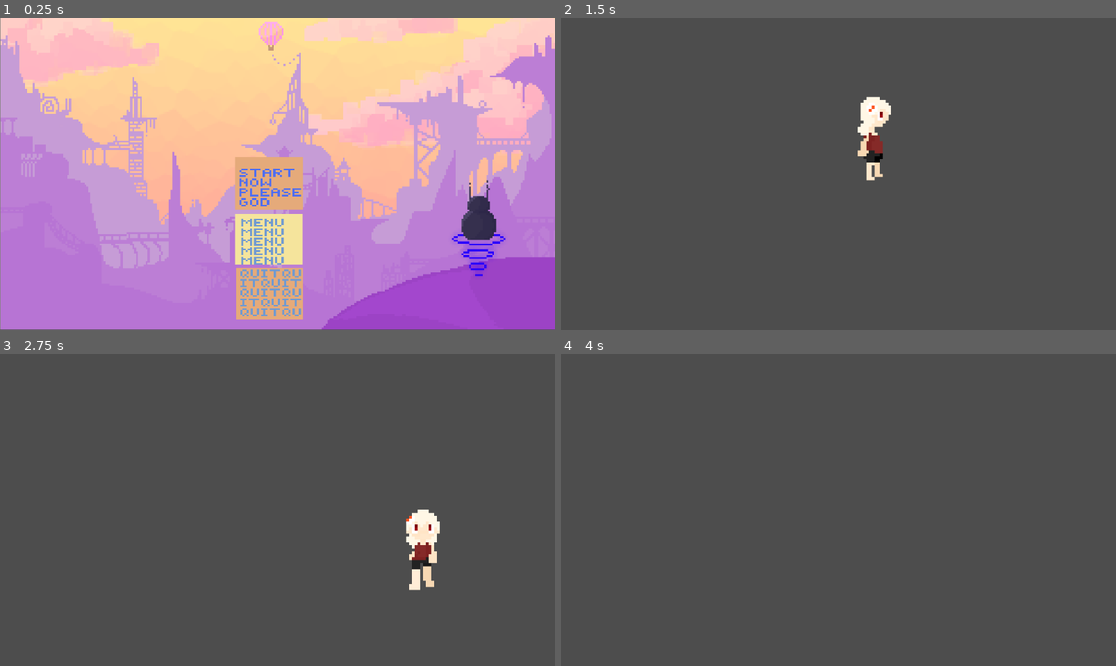
Above: before the commit, frames 1-4 (two rows, left to right).
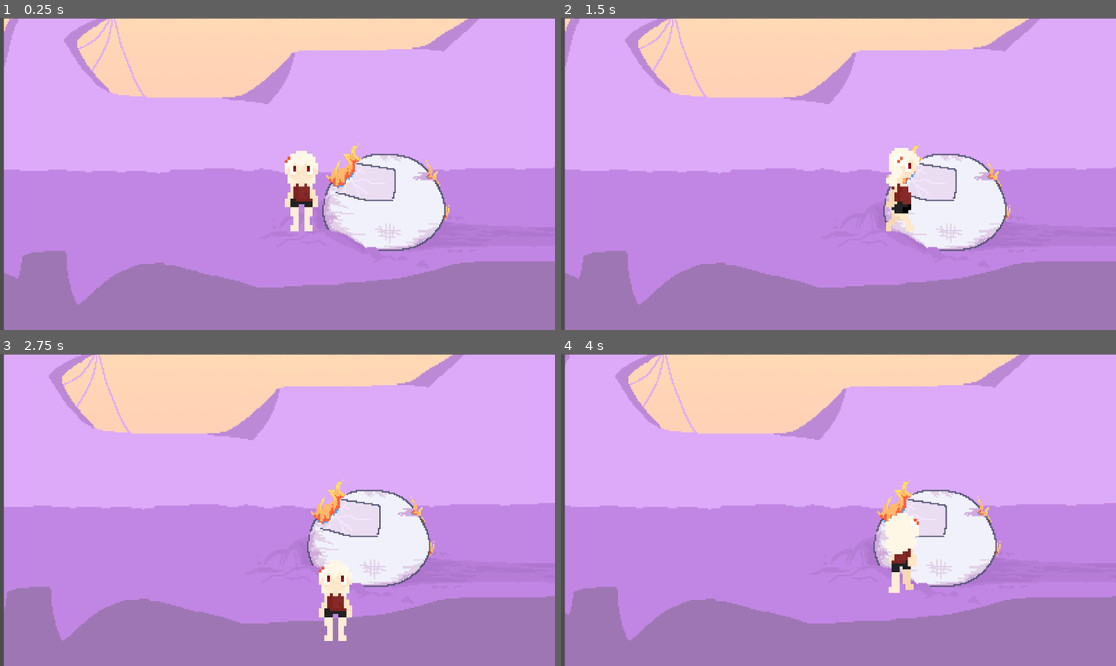
Above: after the commit, the same moments.

Repository: RosharSkimbly/Beachball
Game: Godot game, scene res://main.tscn
The game is run twice, just before and just after one commit, with the same random seed, the same clock (stepped at 60 frames per second) and the same inputs. Before the commit the project starts from res://titleScreen.tscn.
Inputs (mouse positions are in pixels of both pictures, inside the frame that each line leads up to):
- Up to frame 1 (0.25 s): no input
- Up to frame 2 (1.5 s): click (827, 183) at 0.52 s; tap Enter at 1.25 s; hold D (right) from 1.28 s (still down); hold Shift (run) from 1.28 s (still down)
- Up to frame 3 (2.75 s): release D (right) at 2.03 s; release Shift (run) at 2.03 s; hold Down (down) from 2.03 s (still down); tap Shift (run) at 2.1 s
- Up to frame 4 (4 s): release Down (down) at 2.78 s; hold D (right) 2.78-3.53 s; hold Shift (run) 2.78-3.53 s; tap F at 2.85 s; hold Up (up) from 3.53 s (still down); tap Shift (run) at 3.6 s

The runs differ from the first frame. In frame 1, 78% of the frame differs, in the area x 0-100%, y 0-100%; in frame 2, 99%; in frame 3, 99%; in frame 4, 99%.
Error before the commit: Cannot call method 'queue_free' on a null value. (res://main.gd:11)

Commit message:
added a camera movement system and background textures, tweaked the colission objects to match this.

Diff:
--- a/Beachball and Cassidy/beachHall.tscn
+++ b/Beachball and Cassidy/beachHall.tscn
@@ -4,7 +4,13 @@
 
 [node name="Node2D" type="Node2D"]
 
+[node name="ColorRect" type="ColorRect" parent="."]
+offset_right = 2429.0
+offset_bottom = 648.0
+color = Color(1, 0.258824, 0, 1)
+
 [node name="Cassidy" parent="." instance=ExtResource("1_eaelp")]
+position = Vector2(2400, 296)
 
 [node name="Camera2D" type="Camera2D" parent="."]
-position = Vector2(576, 324)
+position = Vector2(1853, 324)
--- a/Beachball and Cassidy/cassidy.tscn
+++ b/Beachball and Cassidy/cassidy.tscn
@@ -7,9 +7,9 @@
 atlas = ExtResource("2_st4f8")
 region = Rect2(77, 25, 125, 248)
 
-[sub_resource type="AtlasTexture" id="AtlasTexture_ong6i"]
+[sub_resource type="AtlasTexture" id="AtlasTexture_dc0vw"]
 atlas = ExtResource("2_st4f8")
-region = Rect2(77, 521, 125, 248)
+region = Rect2(327, 521, 125, 248)
 
 [sub_resource type="AtlasTexture" id="AtlasTexture_2uilr"]
 atlas = ExtResource("2_st4f8")
@@ -19,21 +19,17 @@
 atlas = ExtResource("2_st4f8")
 region = Rect2(77, 769, 125, 248)
 
+[sub_resource type="AtlasTexture" id="AtlasTexture_oan4e"]
+atlas = ExtResource("2_st4f8")
+region = Rect2(202, 25, 125, 248)
+
 [sub_resource type="AtlasTexture" id="AtlasTexture_beknr"]
 atlas = ExtResource("2_st4f8")
 region = Rect2(77, 25, 125, 248)
 
-[sub_resource type="AtlasTexture" id="AtlasTexture_oan4e"]
-atlas = ExtResource("2_st4f8")
-region = Rect2(202, 25, 125, 248)
-
 [sub_resource type="AtlasTexture" id="AtlasTexture_m7r10"]
 atlas = ExtResource("2_st4f8")
 region = Rect2(327, 25, 125, 248)
-
-[sub_resource type="AtlasTexture" id="AtlasTexture_dc0vw"]
-atlas = ExtResource("2_st4f8")
-region = Rect2(327, 521, 125, 248)
 
 [sub_resource type="AtlasTexture" id="AtlasTexture_ce20w"]
 atlas = ExtResource("2_st4f8")
@@ -43,25 +39,25 @@
 atlas = ExtResource("2_st4f8")
 region = Rect2(202, 521, 125, 248)
 
+[sub_resource type="AtlasTexture" id="AtlasTexture_x8sto"]
+atlas = ExtResource("2_st4f8")
+region = Rect2(202, 273, 125, 248)
+
 [sub_resource type="AtlasTexture" id="AtlasTexture_qjrgv"]
 atlas = ExtResource("2_st4f8")
 region = Rect2(77, 273, 125, 248)
-
-[sub_resource type="AtlasTexture" id="AtlasTexture_x8sto"]
-atlas = ExtResource("2_st4f8")
-region = Rect2(202, 273, 125, 248)
 
 [sub_resource type="AtlasTexture" id="AtlasTexture_niywx"]
 atlas = ExtResource("2_st4f8")
 region = Rect2(327, 273, 125, 248)
 
+[sub_resource type="AtlasTexture" id="AtlasTexture_0dshs"]
+atlas = ExtResource("2_st4f8")
+region = Rect2(202, 769, 125, 248)
+
 [sub_resource type="AtlasTexture" id="AtlasTexture_2j7wg"]
 atlas = ExtResource("2_st4f8")
 region = Rect2(77, 769, 125, 248)
-
-[sub_resource type="AtlasTexture" id="AtlasTexture_0dshs"]
-atlas = ExtResource("2_st4f8")
-region = Rect2(202, 769, 125, 248)
 
 [sub_resource type="AtlasTexture" id="AtlasTexture_j11cd"]
 atlas = ExtResource("2_st4f8")
@@ -79,7 +75,7 @@
 }, {
 "frames": [{
 "duration": 1.0,
-"texture": SubResource("AtlasTexture_ong6i")
+"texture": SubResource("AtlasTexture_dc0vw")
 }],
 "loop": true,
 "name": &"Idle Left",
@@ -103,9 +99,6 @@
 }, {
 "frames": [{
 "duration": 1.0,
-"texture": SubResource("AtlasTexture_beknr")
-}, {
-"duration": 1.0,
 "texture": SubResource("AtlasTexture_oan4e")
 }, {
 "duration": 1.0,
@@ -113,15 +106,15 @@
 }, {
 "duration": 1.0,
 "texture": SubResource("AtlasTexture_m7r10")
+}, {
+"duration": 1.0,
+"texture": SubResource("AtlasTexture_beknr")
 }],
 "loop": true,
 "name": &"Walk Down",
 "speed": 5.0
 }, {
 "frames": [{
-"duration": 1.0,
-"texture": SubResource("AtlasTexture_dc0vw")
-}, {
 "duration": 1.0,
 "texture": SubResource("AtlasTexture_ce20w")
 }, {
@@ -130,15 +123,15 @@
 }, {
 "duration": 1.0,
 "texture": SubResource("AtlasTexture_fe77o")
+}, {
+"duration": 1.0,
+"texture": SubResource("AtlasTexture_dc0vw")
 }],
 "loop": true,
 "name": &"Walk Left",
 "speed": 5.0
 }, {
 "frames": [{
-"duration": 1.0,
-"texture": SubResource("AtlasTexture_qjrgv")
-}, {
 "duration": 1.0,
 "texture": SubResource("AtlasTexture_x8sto")
 }, {
@@ -147,15 +140,15 @@
 }, {
 "duration": 1.0,
 "texture": SubResource("AtlasTexture_niywx")
+}, {
+"duration": 1.0,
+"texture": SubResource("AtlasTexture_qjrgv")
 }],
 "loop": true,
 "name": &"Walk Right",
 "speed": 5.0
 }, {
 "frames": [{
-"duration": 1.0,
-"texture": SubResource("AtlasTexture_2j7wg")
-}, {
 "duration": 1.0,
 "texture": SubResource("AtlasTexture_0dshs")
 }, {
@@ -164,6 +157,9 @@
 }, {
 "duration": 1.0,
 "texture": SubResource("AtlasTexture_j11cd")
+}, {
+"duration": 1.0,
+"texture": SubResource("AtlasTexture_2j7wg")
 }],
 "loop": true,
 "name": &"Walk Up",
@@ -173,7 +169,8 @@
 [node name="Cassidy" type="Node2D"]
 
 [node name="CharacterBody2D" type="CharacterBody2D" parent="."]
-position = Vector2(569, 328)
+position = Vector2(4, 77)
+collision_layer = 3
 script = ExtResource("1_x03h8")
 speed = 250
 
@@ -182,9 +179,7 @@
 position = Vector2(0, -78)
 scale = Vector2(-0.720657, 0.770569)
 sprite_frames = SubResource("SpriteFrames_wyndh")
-animation = &"Walk Down"
-frame = 2
-frame_progress = 0.594375
+animation = &"Idle Up"
 
 [node name="CollisionPolygon2D" type="CollisionPolygon2D" parent="CharacterBody2D"]
 visible = false
--- a/Beachball and Cassidy/main.gd
+++ b/Beachball and Cassidy/main.gd
@@ -7,6 +7,7 @@
 	world.connect('ChangeScene', change)
 
 func change():
+	var worldagain = $SubViewportContainer/SubViewport.get_child(0)
 	$SubViewportContainer/SubViewport.remove_child($SubViewportContainer/SubViewport/World)
-	$SubViewportContainer/SubViewport/World.queue_free()
+	worldagain.queue_free()
 	$SubViewportContainer/SubViewport.add_child(Scene2.instantiate())
--- a/Beachball and Cassidy/project.godot
+++ b/Beachball and Cassidy/project.godot
@@ -11,7 +11,7 @@
 [application]
 
 config/name="Beachball and Cassidy"
-run/main_scene="res://titleScreen.tscn"
+run/main_scene="res://main.tscn"
 config/features=PackedStringArray("4.3", "Forward Plus")
 config/icon="res://icon.svg"
 
--- a/Beachball and Cassidy/world.tscn
+++ b/Beachball and Cassidy/world.tscn
@@ -1,41 +1,90 @@
-[gd_scene load_steps=7 format=3 uid="uid://cgvtntkbk203t"]
+[gd_scene load_steps=10 format=3 uid="uid://cgvtntkbk203t"]
 
 [ext_resource type="PackedScene" uid="uid://dvxf5ool18wvp" path="res://cassidy.tscn" id="1_cnlpn"]
 [ext_resource type="Script" path="res://world_border.gd" id="1_yhrsy"]
+[ext_resource type="Texture2D" uid="uid://ogf2jd1sg8w3" path="res://Images/IMG_0121.PNG" id="2_bfewg"]
+
+[sub_resource type="PhysicsMaterial" id="PhysicsMaterial_x35te"]
+
+[sub_resource type="RectangleShape2D" id="RectangleShape2D_15i8g"]
+size = Vector2(298, 11.7506)
+
+[sub_resource type="RectangleShape2D" id="RectangleShape2D_int71"]
+size = Vector2(776, 313)
 
 [sub_resource type="RectangleShape2D" id="RectangleShape2D_1y666"]
-size = Vector2(1168, 20)
-
-[sub_resource type="RectangleShape2D" id="RectangleShape2D_un020"]
-size = Vector2(19, 664)
+size = Vector2(2740.5, 25)
 
 [sub_resource type="RectangleShape2D" id="RectangleShape2D_o3lhc"]
-size = Vector2(1171, 20)
+size = Vector2(2801.25, 24)
 
 [sub_resource type="RectangleShape2D" id="RectangleShape2D_80hl4"]
-size = Vector2(23.25, 656)
+size = Vector2(440, 322.625)
 
 [node name="World" type="Node2D"]
 script = ExtResource("1_yhrsy")
 
+[node name="Sprite2D" type="Sprite2D" parent="."]
+position = Vector2(604, 475)
+scale = Vector2(0.680115, 0.680115)
+texture = ExtResource("2_bfewg")
+flip_h = true
+
 [node name="Cassidy" parent="." instance=ExtResource("1_cnlpn")]
+position = Vector2(1426, 654)
 
-[node name="WorldBorder" type="Area2D" parent="."]
+[node name="CameraBody" type="RigidBody2D" parent="."]
+visible = false
+position = Vector2(1382, 621)
+collision_layer = 2
+collision_mask = 3
+physics_material_override = SubResource("PhysicsMaterial_x35te")
+gravity_scale = 0.0
+lock_rotation = true
+linear_damp = 100.0
+
+[node name="TopCameraBorder" type="CollisionShape2D" parent="CameraBody"]
+position = Vector2(6, 28)
+shape = SubResource("RectangleShape2D_15i8g")
+
+[node name="RightCameraBorder" type="CollisionShape2D" parent="CameraBody"]
+position = Vector2(156, 171)
+rotation = 1.5708
+shape = SubResource("RectangleShape2D_15i8g")
+
+[node name="LeftCameraBorder" type="CollisionShape2D" parent="CameraBody"]
+position = Vector2(-145, 169)
+rotation = 1.5708
+shape = SubResource("RectangleShape2D_15i8g")
+
+[node name="BottomCameraBorder" type="CollisionShape2D" parent="CameraBody"]
+position = Vector2(0, 311)
+shape = SubResource("RectangleShape2D_15i8g")
+
+[node name="Camera2D" type="Camera2D" parent="CameraBody"]
+
+[node name="SceneChange" type="Area2D" parent="."]
+visible = false
+position = Vector2(180, 100)
+collision_layer = 3
+
+[node name="LeftBorder" type="CollisionShape2D" parent="SceneChange"]
+position = Vector2(-650, 683.5)
+shape = SubResource("RectangleShape2D_int71")
+
+[node name="WorldBorder" type="StaticBody2D" parent="."]
+visible = false
 
 [node name="TopBorder" type="CollisionShape2D" parent="WorldBorder"]
-position = Vector2(572, -10)
+position = Vector2(619.25, 609.5)
 shape = SubResource("RectangleShape2D_1y666")
 
-[node name="LeftBorder" type="CollisionShape2D" parent="WorldBorder"]
-position = Vector2(-10, 329)
-shape = SubResource("RectangleShape2D_un020")
-
 [node name="BottomBorder" type="CollisionShape2D" parent="WorldBorder"]
-position = Vector2(585, 658)
+position = Vector2(587.625, 956)
 shape = SubResource("RectangleShape2D_o3lhc")
 
 [node name="RightBorder" type="CollisionShape2D" parent="WorldBorder"]
-position = Vector2(1163.38, 317)
+position = Vector2(1784, 784.688)
 shape = SubResource("RectangleShape2D_80hl4")
 
-[connection signal="body_entered" from="WorldBorder" to="." method="_on_area_2d_body_entered"]
+[connection signal="body_entered" from="SceneChange" to="." method="_on_area_2d_body_entered"]
--- a/Beachball and Cassidy/world_border.gd
+++ b/Beachball and Cassidy/world_border.gd
@@ -2,4 +2,7 @@
 signal ChangeScene
 
 func _on_area_2d_body_entered(body: Node2D) -> void:
-	ChangeScene.emit()
+	if body is RigidBody2D:
+		pass
+	else:
+		ChangeScene.emit()
Binary file added: Beachball and Cassidy/Images/IMG_0120.PNG
Not shown, added: Beachball and Cassidy/Images/IMG_0120.PNG.import
Binary file added: Beachball and Cassidy/Images/IMG_0121.PNG
Not shown, added: Beachball and Cassidy/Images/IMG_0121.PNG.import
Not shown: 1 places in Beachball and Cassidy/cassidy.tscn that only renumber resources
Not shown, added: Beachball and Cassidy/wor131.tmp
Not shown, added: Beachball and Cassidy/worC8AC.tmp
